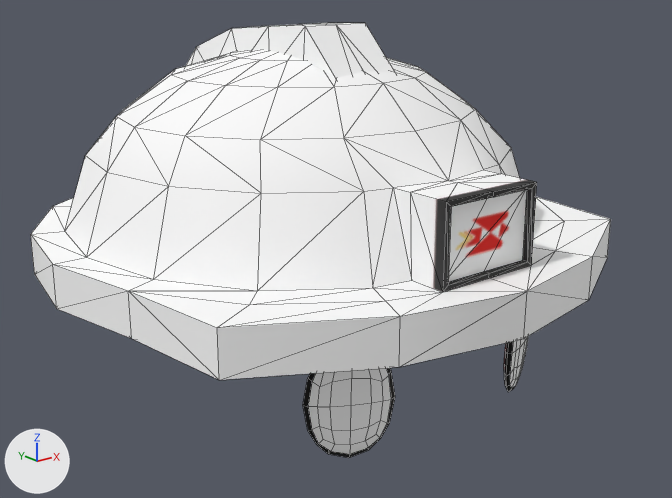
One commit to the FBX model GraphicResource/NPC/912_Running.fbx: the scene before it, then after it.
Camera for both pictures: a 50 mm camera at (-37.7, -51.1, 43.5) aimed at (0.2, -3.7, 24.5). Lighting does not change. The marker at lower left points along +X, +Y and +Z. Mesh edges are drawn as thin lines. Where no turn or scale is listed for an object, it has been applied to the vertices.

Objects in the first picture: 'Eyes', 'Helmet'.
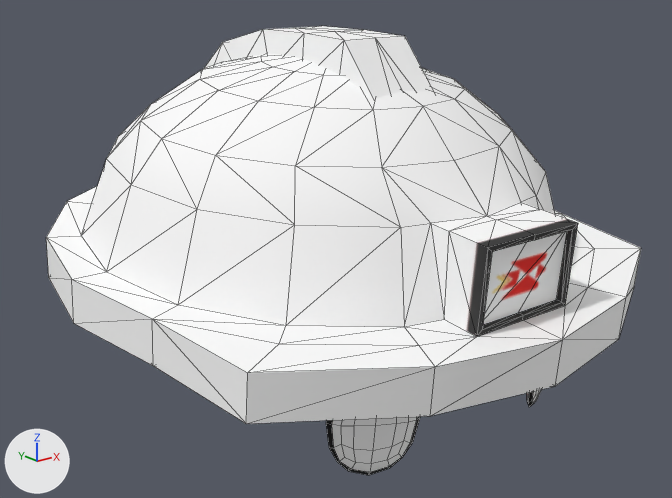
Where the newer file only moved an object's origin or applied its transform, the numbers keep the older frame.

What differs and where, as boxes (x1, y1, x2, y2) in the pictures (672 x 498 px):
```json
{"object": "Helmet", "change": "mesh turned", "before": [31, 23, 611, 380], "after": [46, 26, 641, 424]}
{"object": "Eyes", "change": "moved, turned", "before": [303, 337, 528, 458], "after": [326, 390, 541, 475]}
```

The change, as JSON lines over the scene's bpy script:
```json
{"block": "me_mesh", "where": "me_mesh.from_pydata(...)  # 209 vertices, 380 faces; spans x -18.2..18.2, y -19.3..19.3, z -8.0..8.0"}
{"block": "me_mesh", "where": "# used by ob_helmet; location = (0.0, -1.15, 31.46)"}
{"block": "me_mesh", "change": "me_mesh part 1: the whole mesh is turned 5 degrees about the x axis through its middle, then moved by (0.0, -3.1, -0.3)"}
{"op": "set", "path": "ob_eyes.location", "old": "(0.0, 0.0, 20.28)", "new": "(0.0, -2.23, 21.16)"}
{"op": "set", "path": "ob_eyes.rotation_euler", "old": "(0.0, 0.0, 0.0)", "new": "(0.0873, 0.0, 0.0)", "note": "degrees (0, 0, 0) -> degrees (5, 0, 0)"}
```
